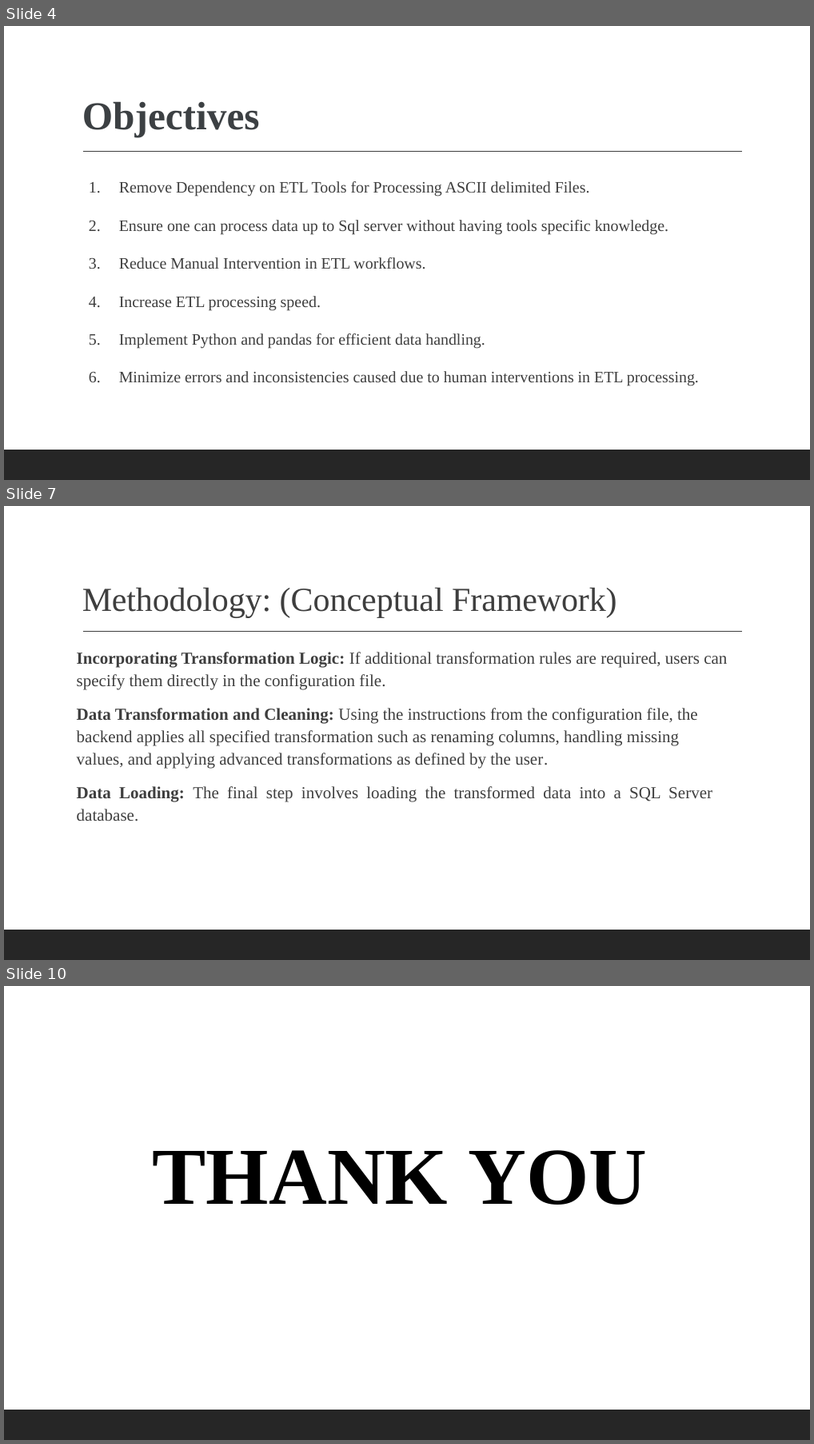
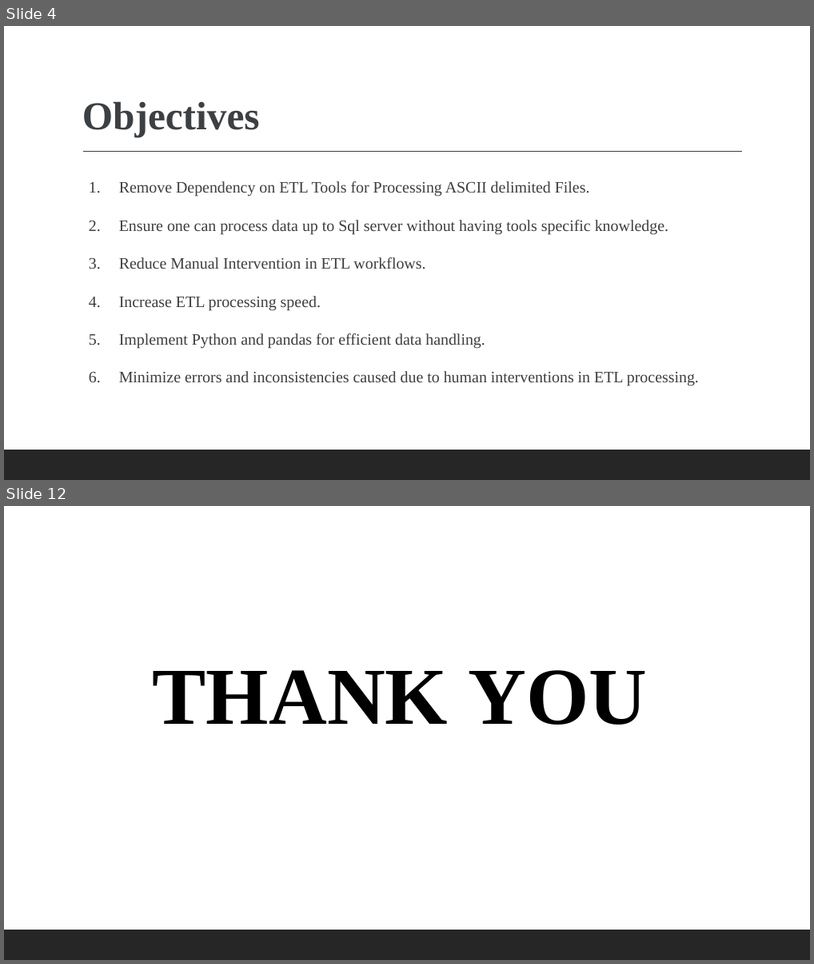
Before and after one commit to MeePks/ETL-AI-Schema-Detection, a slide deck: Documentation/ETLautomationPresentation.pptx. Shown one above the other, each under a label of ours: slides 4, 7 and 10 before the commit, slides 4 and 12 after it; the slides between them are not shown. The pictures are 814x1444 and 814x964 pixels, drawn with LibreOffice and Linux fonts; fonts in the diff are those of the drawing. Boxes give left, top, right and bottom in pixels: in the first picture for what was removed or moved away, otherwise in the second. Text is boxed around its words. In the diff, an @@ line names an element or a change of style, - is before the commit and + after.

```diff
--- a/Documentation/ETLautomationPresentation.pptx
+++ b/Documentation/ETLautomationPresentation.pptx
@@ slide 7 removed at [4, 506, 810, 960], background #FFFFFF; not listed: 2 template elements that a slide beside it also shows @@
@@ title removed at [82, 588, 617, 617] @@
-Methodology: (Conceptual Framework)
@@ text removed at [77, 652, 727, 821] @@
-Incorporating Transformation Logic: If additional transformation rules are required, users can specify them directly in the configuration file.
-Data Transformation and Cleaning: Using the instructions from the configuration file, the backend applies all specified transformation such as renaming columns, handling missing values, and applying advanced transformations as defined by the user.
-Data Loading: The final step involves loading the transformed data into a SQL Server database.
@@ what was slide 10 is now slide 12 @@
```
Also in this commit, not shown: 3 slides changed, 4 slides added, 1 other slide removed, 2 other files.
